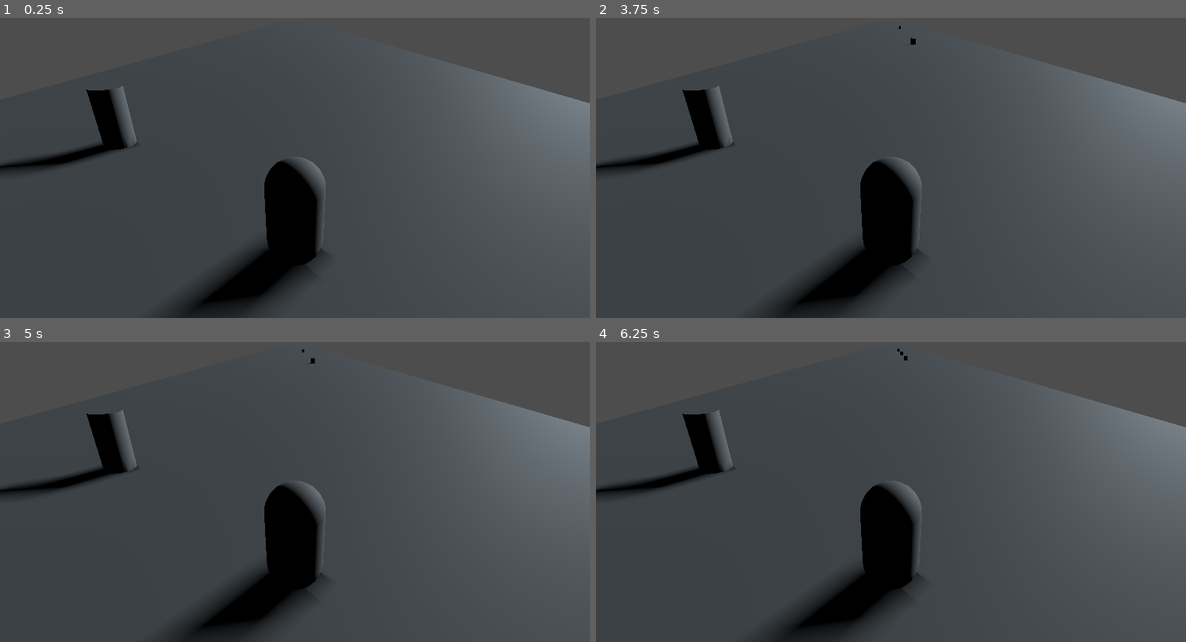
Above: before the commit, frames 1-4 (two rows, left to right).
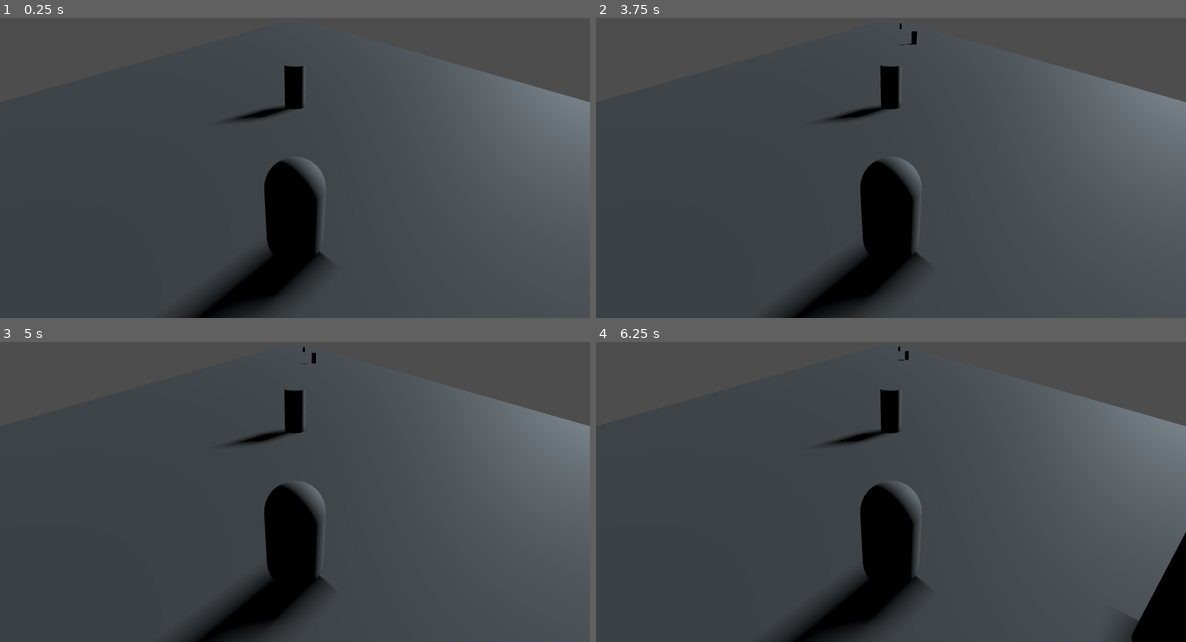
Above: after the commit, the same moments.

Repository: ESMA-NicolasR/face-snatcher
Game: Godot game, scene res://Alois/TEST_face_snatcher.tscn
The game is run twice, just before and just after one commit, with the same random seed, the same clock (stepped at 60 frames per second) and the same inputs.
Inputs:
- Up to frame 1 (0.25 s): no input
- Up to frame 2 (3.75 s): tap Enter at 0.5, 2 s; tap Space at 1.25, 2.75 s
- Up to frame 3 (5 s): no input
- Up to frame 4 (6.25 s): no input

The runs differ from the first frame. In frame 1, 3.0% of the frame differs, in the area x 0-100%, y 15-100%; in frame 2, 3.0%; in frame 3, 3.0%; in frame 4, 5.0%, in the area x 0-100%, y 1-100%.

Commit message:
pnj spawn fix

Diff:
--- a/Alois/PNJ_Manager.gd
+++ b/Alois/PNJ_Manager.gd
@@ -5,11 +5,13 @@
 @export var vitesse: float = 5.0
 
 func _on_timer_timeout() -> void:
+	print("spawn")
 	pnj_spawn()
 
 func pnj_spawn():
 	# Création suiveur de path
 	var new_victim = PathFollow3D.new()
+	new_victim.loop = false
 	add_child(new_victim)
 
 	# Instance mesh dans le suiveur de path
@@ -23,5 +25,5 @@
 			pnj.progress += vitesse * delta
 
 			# Supprimer le PNJ s'il arrive au bout du path
-			if pnj.progress_ratio >= 1.0:
+			if pnj.progress_ratio >= 1:
 				pnj.queue_free()
--- a/Alois/TEST_face_snatcher.tscn
+++ b/Alois/TEST_face_snatcher.tscn
@@ -18,7 +18,7 @@
 [node name="Node3D" type="Node3D" unique_id=939731608]
 
 [node name="DirectionalLight3D" type="DirectionalLight3D" parent="." unique_id=564959843]
-transform = Transform3D(0.08766733, 0.6854392, 0.722833, 0.8376052, -0.44348913, 0.3189592, 0.5391957, 0.57748634, -0.61300695, 0, 0, 0)
+transform = Transform3D(0.087667346, 0.6854392, 0.72283304, 0.8376051, -0.44348922, 0.31895924, 0.5391958, 0.57748634, -0.6130069, 0, 0, 0)
 light_color = Color(0.71811104, 0.77309656, 0.8151441, 1)
 shadow_enabled = true
 
@@ -27,7 +27,7 @@
 mesh = SubResource("BoxMesh_1ptqf")
 
 [node name="Path3D" type="Path3D" parent="Terrain_Mesh" unique_id=487030063]
-transform = Transform3D(-0.32290265, 0, 0, 0, 10, 0, 0, 0, 0.030185506, -0.12916106, 0.5, 0)
+transform = Transform3D(-0.32290265, 0, 0, 0, 10, 0, 0, 0, 0.030185506, -0.129, 1.5, 0)
 curve = SubResource("Curve3D_1ptqf")
 debug_custom_color = Color(0.9522076, 0.08088475, 7.70092e-07, 1)
 script = ExtResource("1_6c1ar")
@@ -37,7 +37,7 @@
 loop = false
 
 [node name="Character_Mesh" type="MeshInstance3D" parent="." unique_id=912936030]
-transform = Transform3D(0.1, 0, 0, 0, 0.1, 0, 0, 0, 0.1, 0.033352852, 0.14653625, 15.809191)
+transform = Transform3D(0.1, 0, 0, 0, 0.1, 0, 0, 0, 0.1, 0, 0.15, 16)
 mesh = SubResource("CapsuleMesh_eya18")
 
 [node name="Camera3D" type="Camera3D" parent="Character_Mesh" unique_id=1811056502]
@@ -46,7 +46,7 @@
 fov = 60.0
 
 [node name="PNJ_mesh" parent="." unique_id=713862691 instance=ExtResource("1_ymyju")]
-transform = Transform3D(0.1, 0, 0, 0, 0.1, 0, 0, 0, 0.1, -0.57276624, 0.1477099, 15.291572)
+transform = Transform3D(0.1, 0, 0, 0, 0.1, 0, 0, 0, 0.1, 0, 0.15, 15)
 
 [node name="Timer" type="Timer" parent="." unique_id=362300206]
 wait_time = 1.5
--- a/project.godot
+++ b/project.godot
@@ -15,6 +15,10 @@
 config/features=PackedStringArray("4.6", "GL Compatibility")
 config/icon="res://icon.svg"
 
+[input_devices]
+
+pointing/emulate_touch_from_mouse=true
+
 [physics]
 
 3d/physics_engine="Jolt Physics"
@@ -24,3 +28,6 @@
 rendering_device/driver.windows="d3d12"
 renderer/rendering_method="gl_compatibility"
 renderer/rendering_method.mobile="gl_compatibility"
+anti_aliasing/quality/msaa_2d=1
+anti_aliasing/quality/msaa_3d=1
+anti_aliasing/quality/screen_space_aa=2
